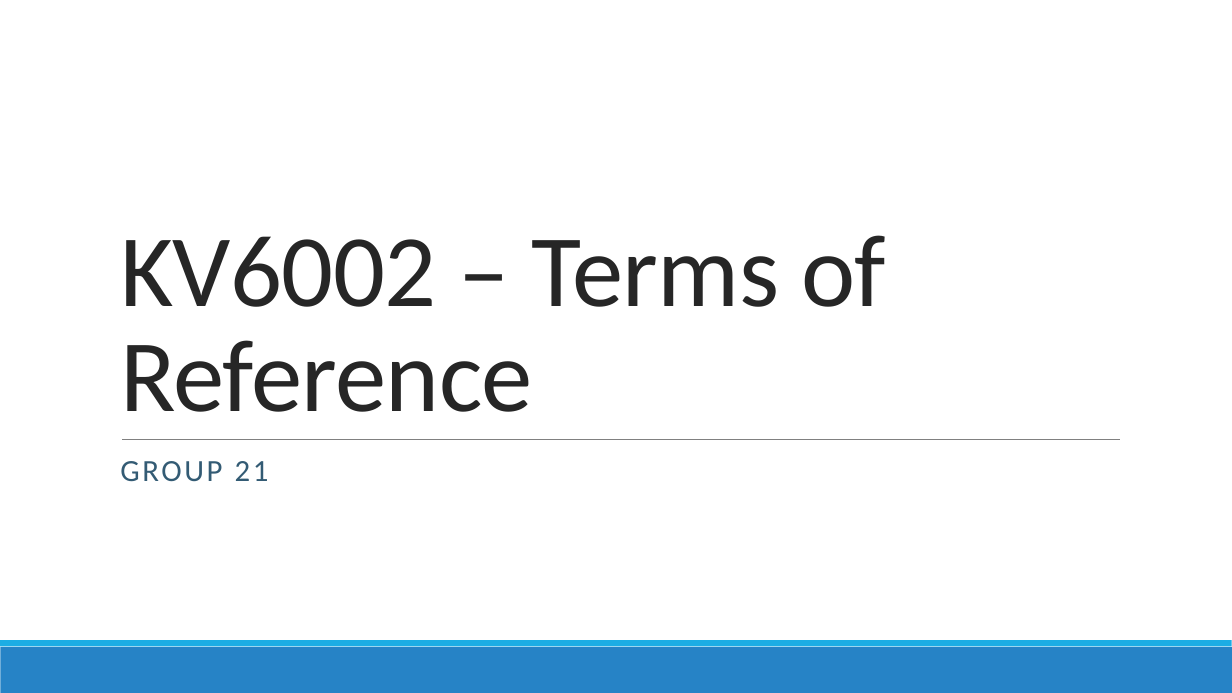
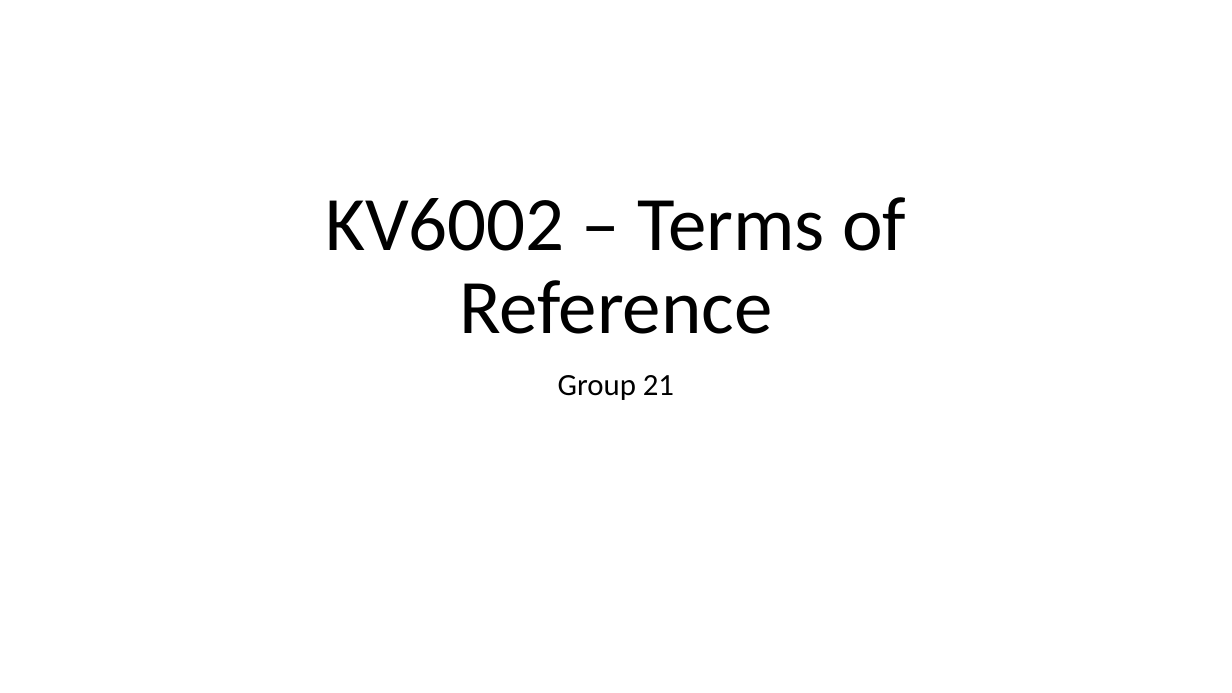
Before and after one commit to benkelly2/KV6002, a slide deck: slide 1 of KV6002_21 TOR Presentation.pptx. Drawn at 1232x693 pixels with LibreOffice and Linux fonts; fonts in the diff are those of the drawing. Boxes give left, top, right and bottom in pixels: in the first picture for what was removed or moved away, otherwise in the second. Text is boxed around its words. In the diff, an @@ line names an element or a change of style, - is before the commit and + after.

```diff
--- a/KV6002_21 TOR Presentation.pptx
+++ b/KV6002_21 TOR Presentation.pptx
@@ title "KV6002 – Terms of Reference": place and size @@
-title "KV6002 – Terms of Reference" at box(120, 235, 886, 412)
+title "KV6002 – Terms of Reference" at box(325, 197, 906, 334)
@@ title "KV6002 – Terms of Reference" at box(325, 197, 906, 334): size 80 to 60 pt, text colour #262626 to #000000, letter spacing -0.5 to 0 pt; alignment left to centre; line spacing 0.85 to 0.9 @@
@@ subtitle at box(558, 375, 674, 400): text changed; text colour #335B74 to #000000 @@
-GROUP 21
+Group 21
@@ line removed from (122, 439) to (1120, 439) @@
@@ rectangle removed at box(0, 647, 1232, 693) @@
@@ rectangle removed at box(0, 640, 1232, 647) @@
```
Also in this commit, not shown: 15 other slides changed.
